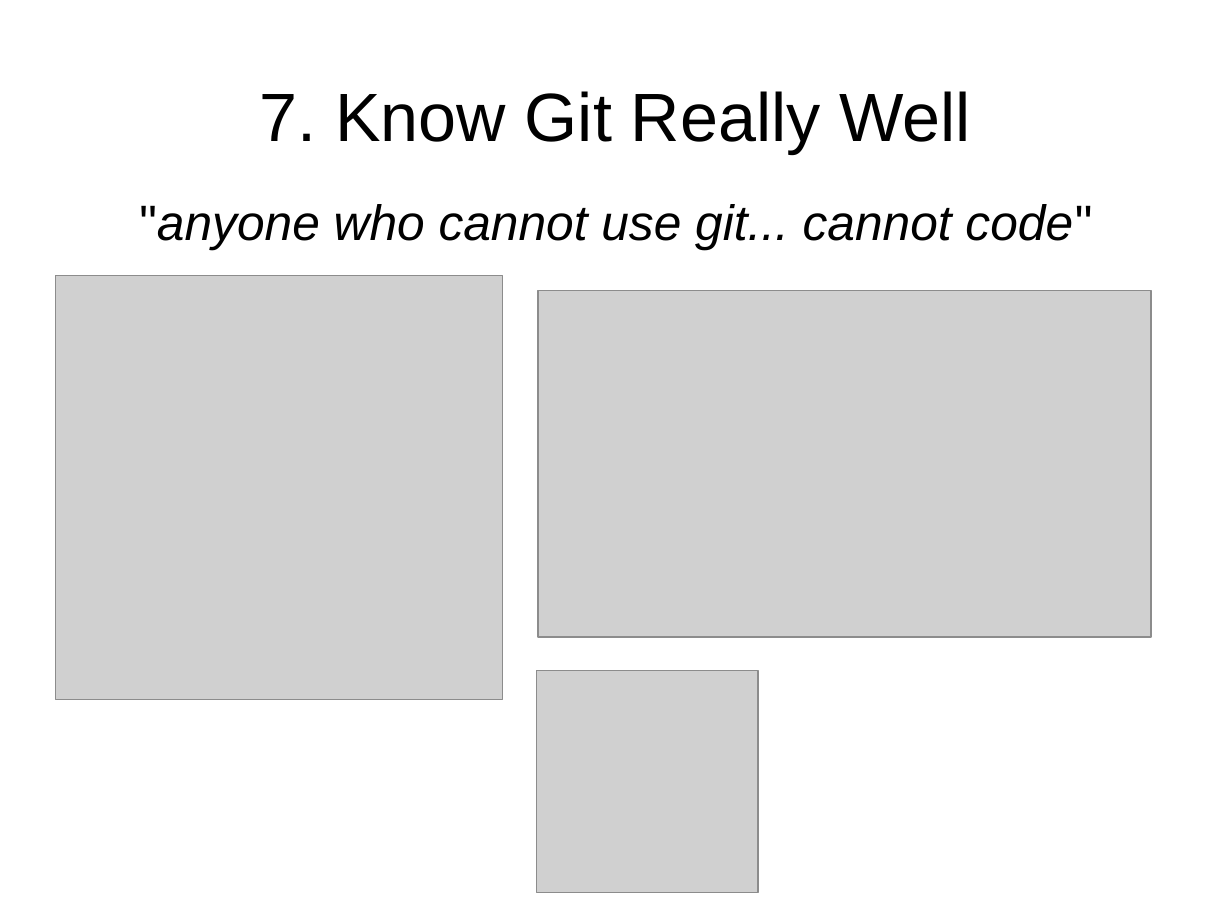
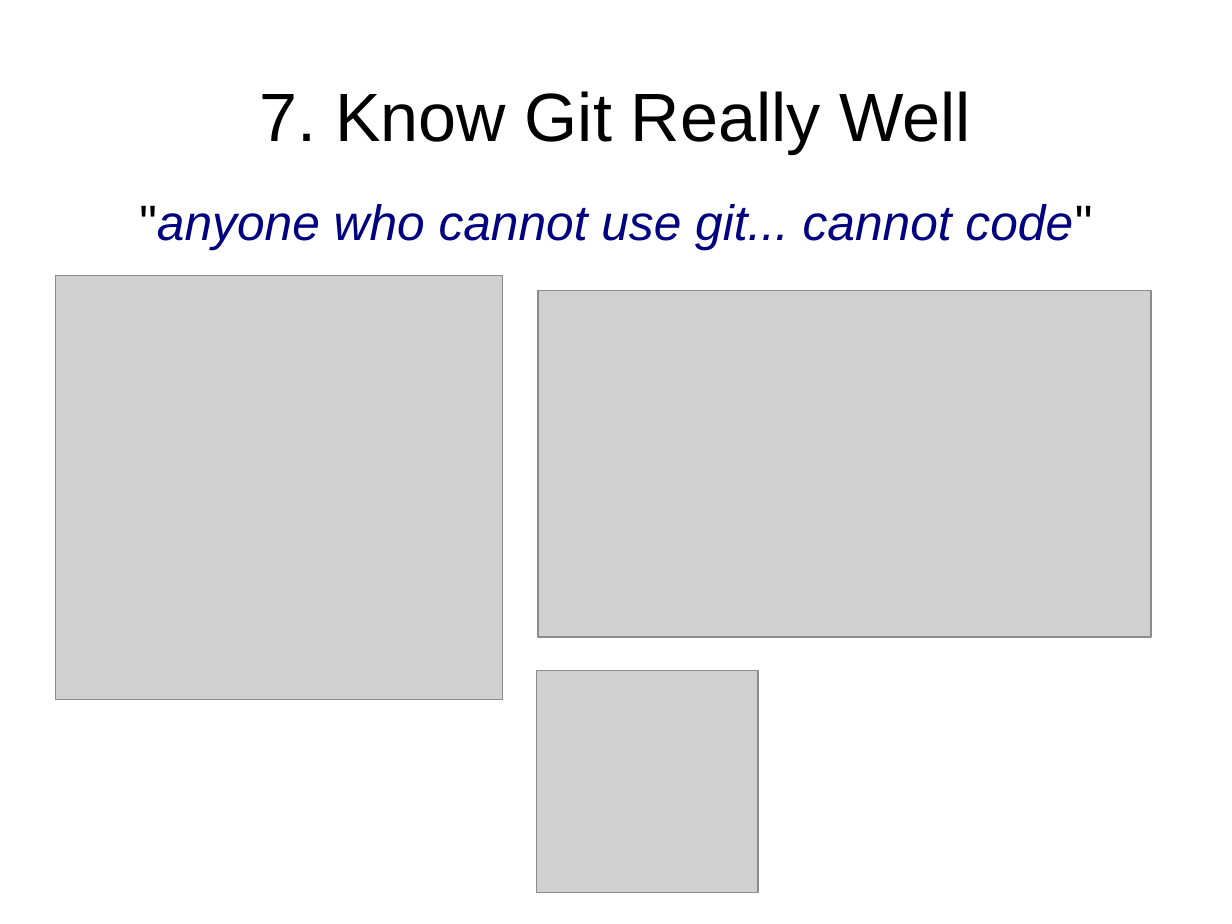
Before and after one commit to cpske/ISP, a slide deck: slide 9 of introduction/Jomzap-Recommendations.odp. Drawn at 1232x924 pixels with LibreOffice and Linux fonts; fonts in the diff are those of the drawing; grey boxes stand for pictures. Boxes give left, top, right and bottom in pixels: in the first picture for what was removed or moved away, otherwise in the second. Text is boxed around its words. In the diff, an @@ line names an element or a change of style, - is before the commit and + after.

Commit message:
improve intro slides and text

```diff
--- a/introduction/Jomzap-Recommendations.odp
+++ b/introduction/Jomzap-Recommendations.odp
@@ text ""anyone who cannot use git... ..." at <box>139,204,1092,249</box>: text colour #000000 to #000080 @@
```
Also in this commit, not shown: 2 other slides changed, 2 slides added, 3 other files.
